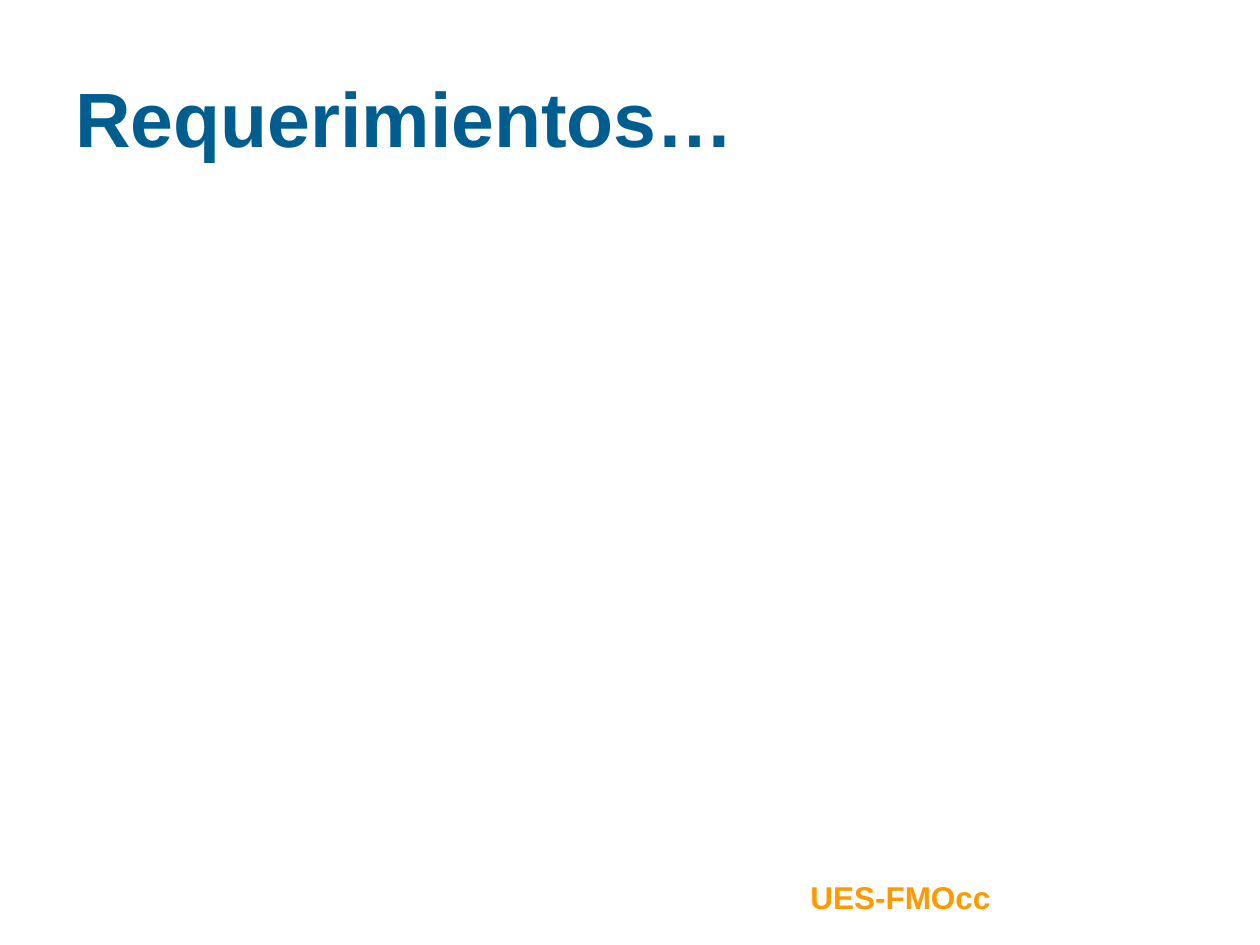
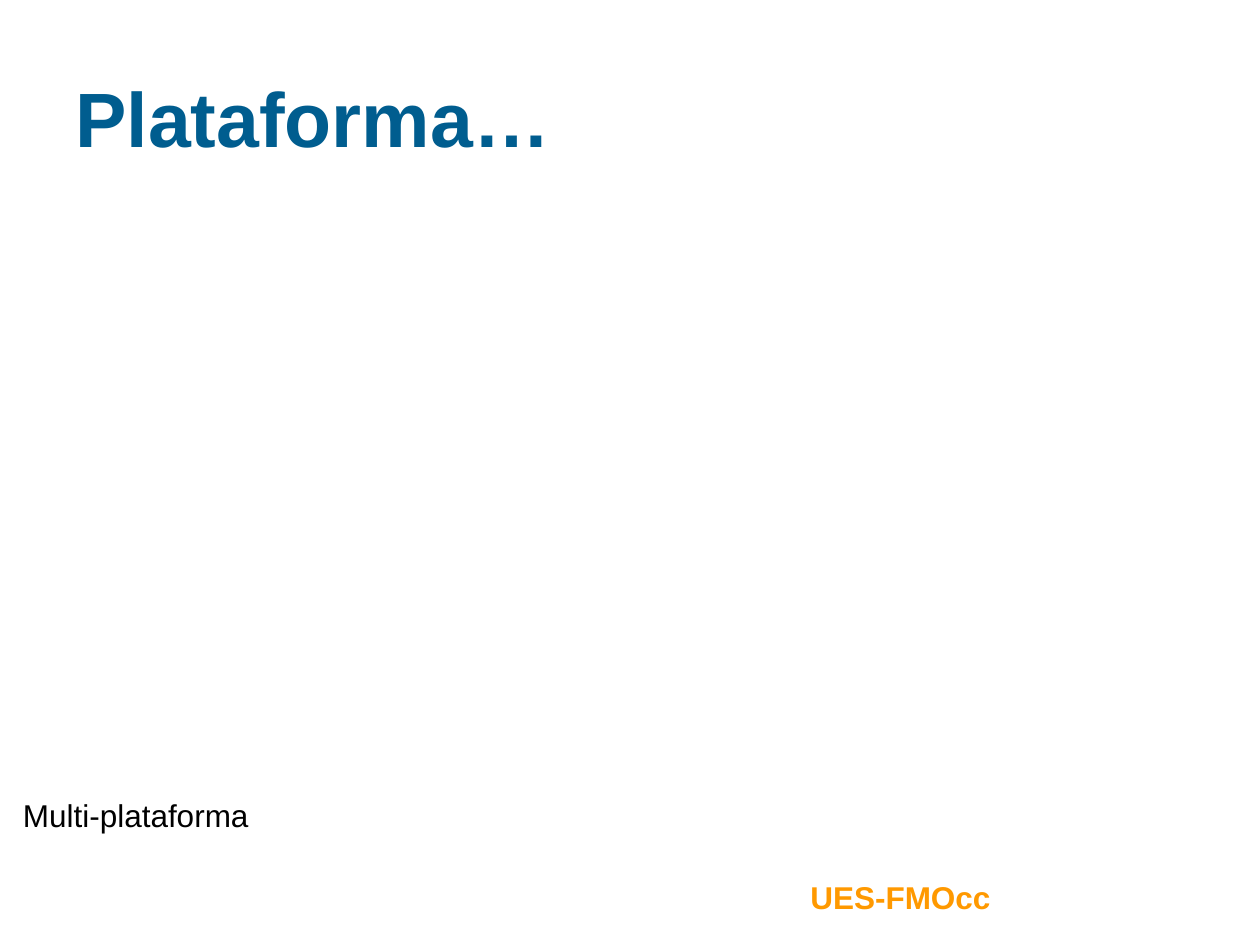
Before and after one commit to ramayac/jhard, a slide deck: slide 32 of presentaciones/segunda defensa/jhard-plantilla.ppt (slide 19 before the commit). Drawn at 1260x945 pixels with LibreOffice and Linux fonts; fonts in the diff are those of the drawing; background and template pictures are left out. Boxes give left, top, right and bottom in pixels: in the first picture for what was removed or moved away, otherwise in the second. Text is boxed around its words. In the diff, an @@ line names an element or a change of style, - is before the commit and + after.

```diff
--- a/presentaciones/segunda defensa/jhard-plantilla.ppt
+++ b/presentaciones/segunda defensa/jhard-plantilla.ppt
@@ title at <box>75,91,550,148</box>: text changed @@
-Requerimientos…
+Plataforma…
@@ text added at <box>23,804,249,833</box>, 18 pt, text #000000 @@
+Multi-plataforma
```
Also in this commit, not shown: 19 other slides changed, 16 slides added.
